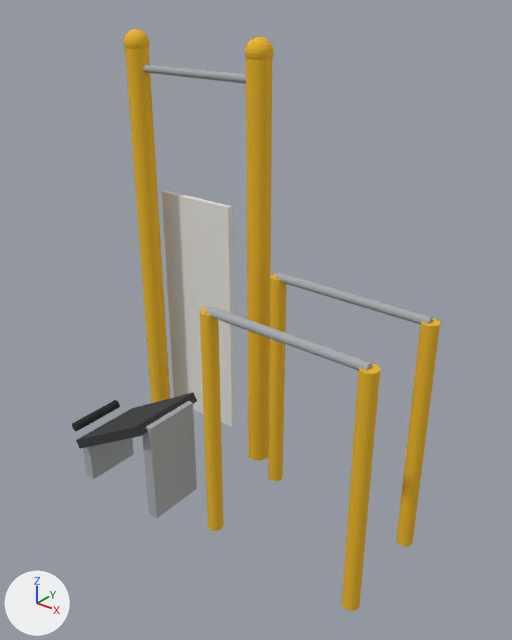
What one commit did to the COLLADA model sketchup-site-design-pro/src/pb_site_design_pro/Assets/Furniture_Recreation/recreation.fitness_station/model.dae.
Before and after are seen from a 50 mm lens placed at (2.0, -2.3, 2.51), pointed at (0.11, 0.06, 1.04). Every picture has the same lights, and +X, +Y and +Z are marked at lower left. The first picture is the older version. Where no turn or scale is listed for an object, it has been applied to the vertices.

The older version as bpy lines, for what is in view:
```python
me_baseoffset_0_depth_1_height_2_2_material_steel_dark_power__s = bpy.data.meshes.new('baseOffset=0;depth=1;height=2.2;material=steel_dark;power=;s')
me_baseoffset_0_depth_1_height_2_2_material_steel_dark_power__s.from_pydata(...)  # 948 vertices, 812 faces; spans x -0.96..0.94, y -0.45..0.5, z 0.0..2.27
# faces by material slot: [716, 66, 6, 18, 6]
me_baseoffset_0_depth_1_height_2_2_material_steel_dark_power__s.materials.append(mat_plastic_yellow)  # yellow #eeb820
me_baseoffset_0_depth_1_height_2_2_material_steel_dark_power__s.materials.append(mat_steel_galv)  # grey #a8acb0
me_baseoffset_0_depth_1_height_2_2_material_steel_dark_power__s.materials.append(mat_plastic_dark)  # dark grey #343638
me_baseoffset_0_depth_1_height_2_2_material_steel_dark_power__s.materials.append(mat_rubber_black)  # black #242426
me_baseoffset_0_depth_1_height_2_2_material_steel_dark_power__s.materials.append(mat_sign_plate)  # white #e8e8e4
ob_baseoffset_0_depth_1_height_2_2_material_steel_dark_power__s = bpy.data.objects.new('baseOffset=0;depth=1;height=2.2;material=steel_dark;power=;s', me_baseoffset_0_depth_1_height_2_2_material_steel_dark_power__s)
ob_baseoffset_0_depth_1_height_2_2_material_steel_dark_power__s.location = (0.0, 0.0, 0.0)
```
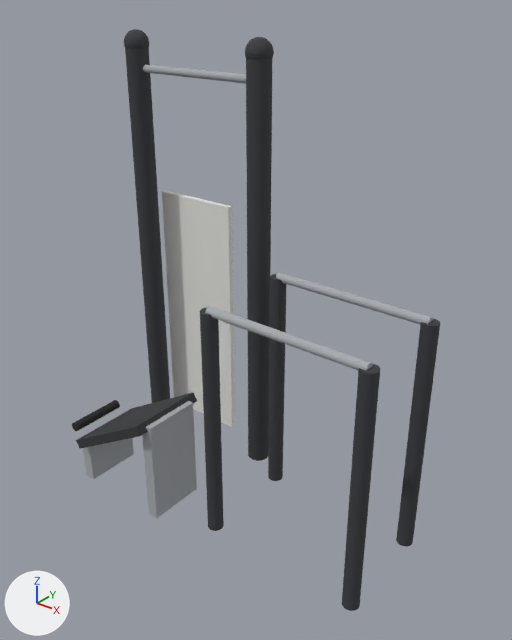
The change in detail:
Material 'steel_dark' (mat_steel_dark) is new.
Its base color is (0.0423, 0.0452, 0.0513) (dark grey #3a3c40).
Its roughness is 0.9.
me_baseoffset_0_depth_1_height_2_2_material_steel_dark_power__s has 948 vertices, 812 faces and spans x -0.96..0.94, y -0.45..0.5, z 0.0..2.27.
me_baseoffset_0_depth_1_height_2_2_material_steel_dark_power__s is used by ob_baseoffset_0_depth_1_height_2_2_material_steel_dark_power__s; location (0.0, 0.0, 0.0).
me_baseoffset_0_depth_1_height_2_2_material_steel_dark_power__s part 1: all 716 faces that had it switch from mat_plastic_yellow (yellow #eeb820) to mat_steel_dark (dark grey #3a3c40).

Where the change shows, as pixel boxes (x1, y1, x2, y2) in the pictures (512 x 640 px):
part 1 of me_baseoffset_0_depth_1_height_2_2_material_steel_dark_power__s, recoloured (yellow to dark grey)
    both: (124, 29, 440, 611)
